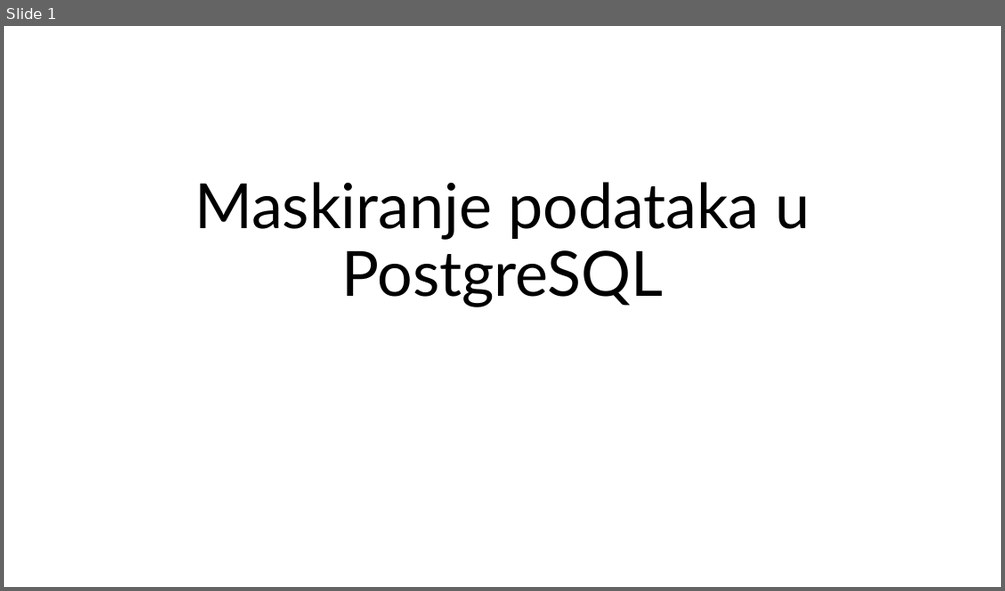
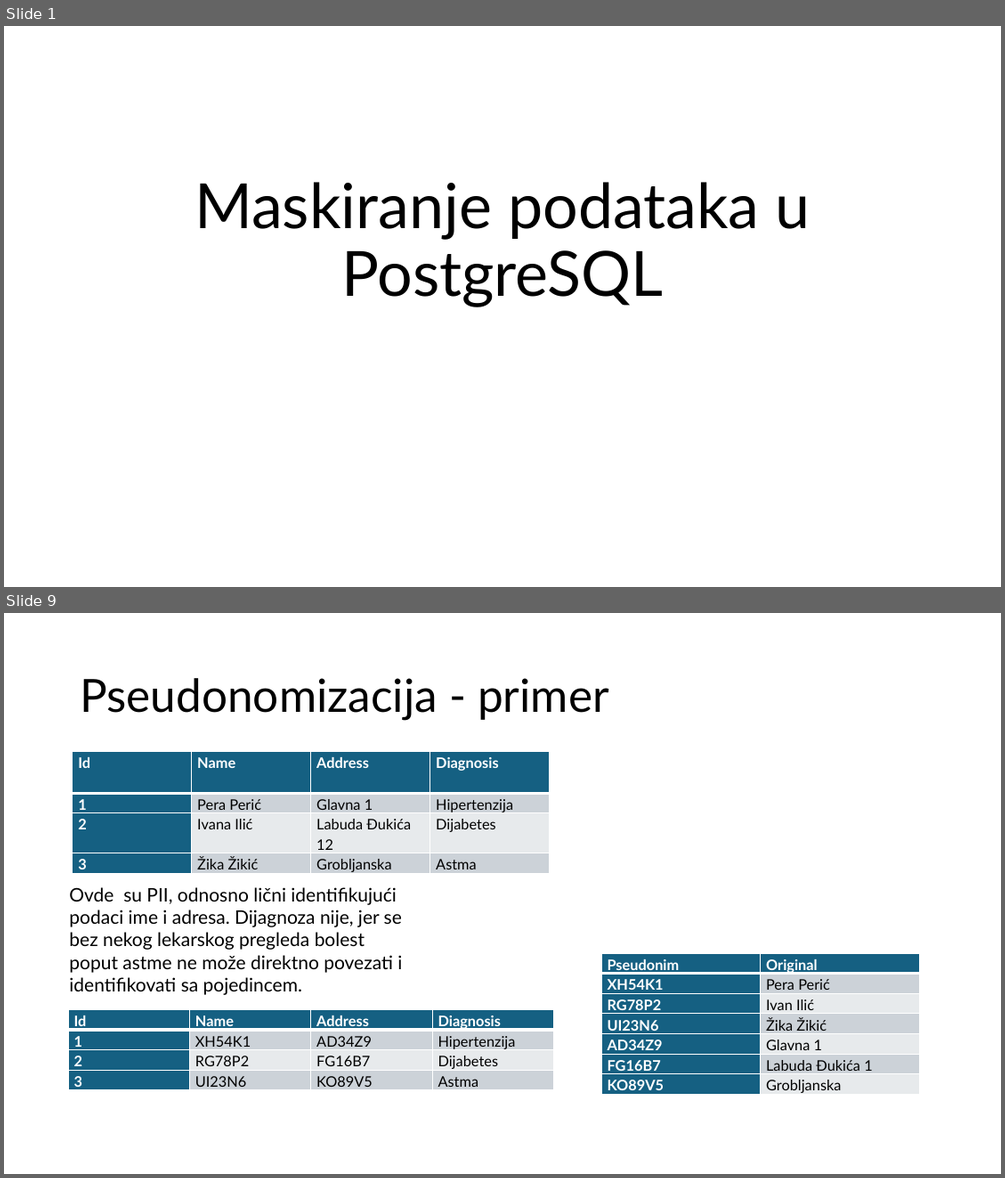
Before and after one commit to radisa-markovic/data-masking-postgres, a slide deck: Maskiranje podataka PostgreSQL.pptx. Shown one above the other, each under a label of ours: slide 1 before the commit, slides 1 and 9 after it; the slides between them are not shown. The pictures are 1005x591 and 1005x1178 pixels, drawn with LibreOffice and Linux fonts; fonts in the diff are those of the drawing. Boxes give left, top, right and bottom in pixels: in the first picture for what was removed or moved away, otherwise in the second. Text is boxed around its words. In the diff, an @@ line names an element or a change of style, - is before the commit and + after.

```diff
--- a/Maskiranje podataka PostgreSQL.pptx
+++ b/Maskiranje podataka PostgreSQL.pptx
@@ slide 9 added at (4, 613, 1001, 1174), background #FFFFFF @@
@@ title added at (80, 678, 609, 720), 44 pt, text #000000 @@
+Pseudonomizacija - primer
@@ table added at (73, 751, 550, 877), 4 rows, 4 columns @@
+Id | Name | Address | Diagnosis
+1 | Pera Perić | Glavna 1 | Hipertenzija
+2 | Ivana Ilić | Labuda Đukića 12 | Dijabetes
+3 | Žika Žikić | Grobljanska | Astma
@@ text added at (69, 887, 402, 995), 18 pt, text #000000 @@
+Ovde su PII, odnosno lični identifikujući podaci ime i adresa. Dijagnoza nije, jer se bez nekog lekarskog pregleda bolest poput astme ne može direktno povezati i identifikovati sa pojedincem.
@@ table added at (601, 953, 920, 1098), 7 rows, 2 columns @@
+Pseudonim | Original
+XH54K1 | Pera Perić
+RG78P2 | Ivan Ilić
+UI23N6 | Žika Žikić
+AD34Z9 | Glavna 1
+FG16B7 | Labuda Đukića 1
+KO89V5 | Grobljanska
@@ table added at (68, 1009, 553, 1094), 4 rows, 4 columns @@
+Id | Name | Address | Diagnosis
+1 | XH54K1 | AD34Z9 | Hipertenzija
+2 | RG78P2 | FG16B7 | Dijabetes
+3 | UI23N6 | KO89V5 | Astma
```
Also in this commit, not shown: 13 other slides added.
